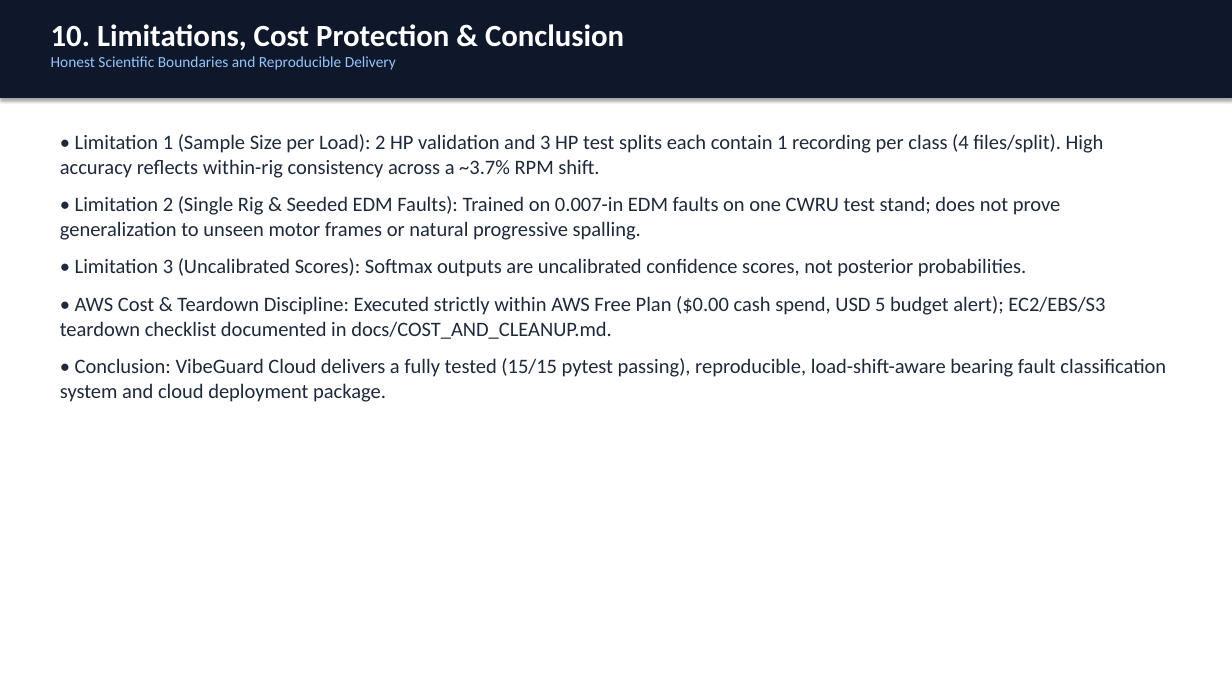
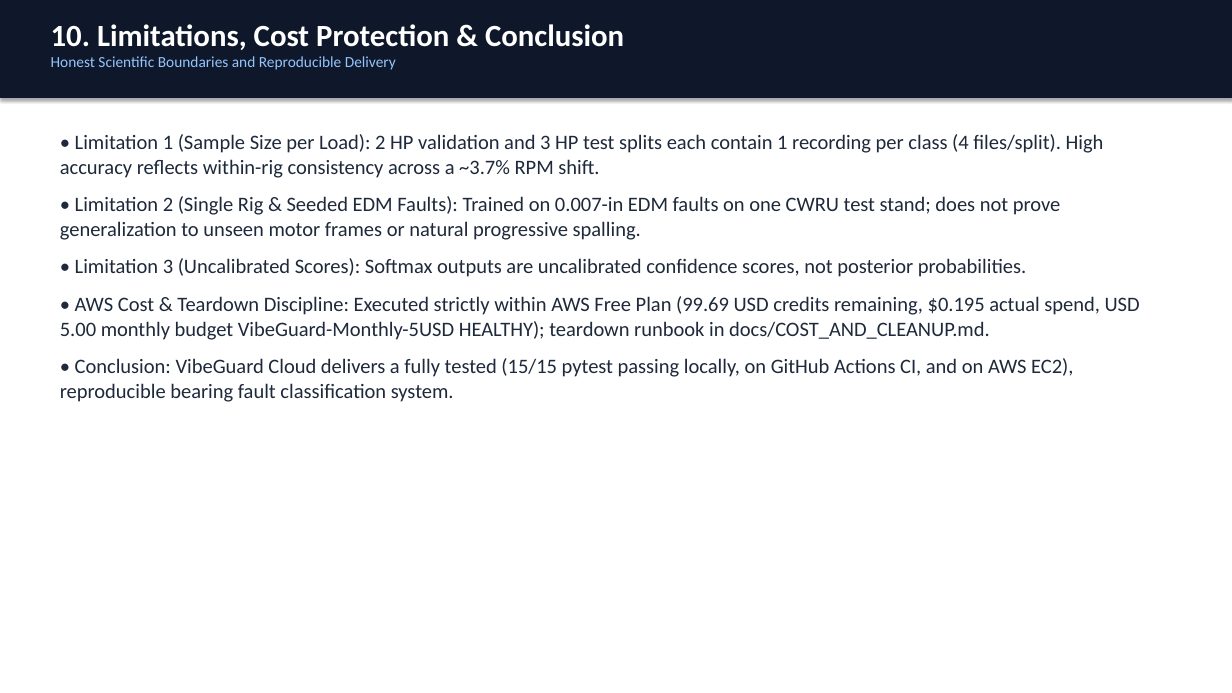
Before and after one commit to shaziyasultanablr-byte/Cloud-Computing-Final, a slide deck: slide 11 of docs/FINAL_PRESENTATION.pptx. Drawn at 1232x693 pixels with LibreOffice and Linux fonts; fonts in the diff are those of the drawing. Boxes give left, top, right and bottom in pixels: in the first picture for what was removed or moved away, otherwise in the second. Text is boxed around its words. In the diff, an @@ line names an element or a change of style, - is before the commit and + after.

Commit message:
Complete live AWS deployment (EC2 + gp3 EBS + Private S3 + IAM Role) and finalize deliverables

```diff
--- a/docs/FINAL_PRESENTATION.pptx
+++ b/docs/FINAL_PRESENTATION.pptx
@@ text at (x1=60, y1=296, x2=1140, y2=402): text changed @@
-• AWS Cost & Teardown Discipline: Executed strictly within AWS Free Plan ($0.00 cash spend, USD 5 budget alert); EC2/EBS/S3 teardown checklist documented in docs/COST_AND_CLEANUP.md.
-• Conclusion: VibeGuard Cloud delivers a fully tested (15/15 pytest passing), reproducible, load-shift-aware bearing fault classification system and cloud deployment package.
+• AWS Cost & Teardown Discipline: Executed strictly within AWS Free Plan (99.69 USD credits remaining, $0.195 actual spend, USD 5.00 monthly budget VibeGuard-Monthly-5USD HEALTHY); teardown runbook in docs/COST_AND_CLEANUP.md.
+• Conclusion: VibeGuard Cloud delivers a fully tested (15/15 pytest passing locally, on GitHub Actions CI, and on AWS EC2), reproducible bearing fault classification system.
```
Also in this commit, not shown: 1 other slide changed, 8 other files.
